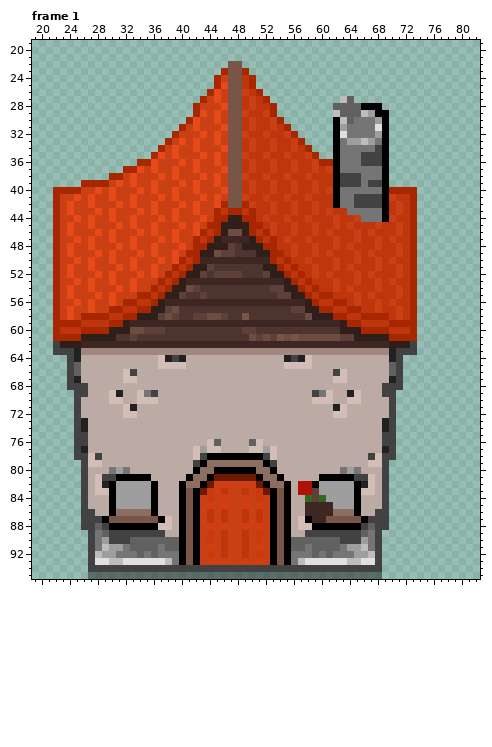
Pixel-art file -- Assets/Arts/Construction/House/House01.aseprite. Above is the file before it was changed.
96x96 pixels, 5 frames. Colours within 5 levels of each other are drawn and written as one. Shown: frame 1: x 19..82, y 19..95. The commit also changed other frames, which this record leaves out.
Once edited:
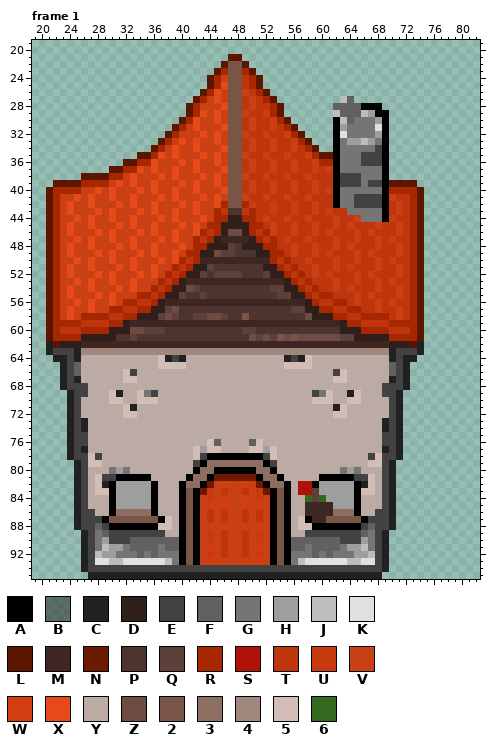
Palette (. is transparent): A #000000  B #21212180  C #212121  D #301e1a  E #424242  F #616161  G #757575  H #9e9e9e  J #bdbdbd  K #e0e0e0  L #5c1600  M #3e2723  N #6e1a00  P #4e342e  Q #5d4037  R #a72800  S #b0120a  T #bf360c  U #c93b0f  V #ca4015  W #d23e10  X #e64a19  Y #bcaaa4  Z #6d4c41  2 #795548  3 #8d6e63  4 #a1887f  5 #d2beb7  6 #33691e
Edits made:
layer "Roof" added
layer "Layer 1" removed
Changed rows in their new state; - is an unchanged pixel.
Frame 1, layers "Roof", "House":
first column x 21:
21 --------------------------LL--------------------------
22 -------------------------L--L-------------------------
23 ------------------------L----L------------------------
24 -----------------------L------L-----------------------
25 -----------------------L------L-----------------------
26 ----------------------L--------L----------------------
27 ---------------------L----------L---------------------
28 --------------------L------------L--------------------
29 --------------------L------------L--------------------
30 -------------------L--------------L-------------------
31 ------------------L----------------L------------------
32 -----------------L------------------L-----------------
33 ----------------L--------------------L----------------
34 ---------------L----------------------L---------------
35 -------------LL------------------------LL-------------
36 -----------LL-----------------------------------------
37 ---------LL-------------------------------------------
38 -----LLLL---------------------------------------------
39 -LLLL--------------------------------------------LLLL-
40 L----------------------------------------------------L
41 L----------------------------------------------------L
42 L----------------------------------------------------L
43 L-------------------------PP-------------------------L
44 L----------------------------------------------------L
45 L----------------------------------------------------L
46 L----------------------------------------------------L
47 L----------------------------------------------------L
48 L----------------------------------------------------L
49 L----------------------------------------------------L
50 L----------------------------------------------------L
51 L----------------------------------------------------L
52 L----------------------------------------------------L
53 L----------------------------------------------------L
54 L----------------------------------------------------L
55 L----------------------------------------------------L
56 L----------------------------------------------------L
57 L----------------------------------------------------L
58 L----------------------------------------------------L
59 L----------------------------------------------------L
60 L----------------------------------------------------L
61 L----------------------------------------------------L
62 CL--------------------------------------------------LC
63 C----------------------------------------------------C
64 -CC------------------------------------------------CC-
65 --C------------------------------------------------C--
66 --C------------------------------------------------C--
67 --C------------------------------------------------C--
68 --C------------------------------------------------C--
69 ---C----------------------------------------------C---
70 ---C----------------------------------------------C---
71 ---C----------------------------------------------C---
72 ---C----------------------------------------------C---
73 ---C----------------------------------------------C---
74 ---C----------------------------------------------C---
75 ---C----------------------------------------------C---
76 ---C----------------------------------------------C---
77 ---C----------------------------------------------C---
78 ---C----------------------------------------------C---
79 ----C--------------------------------------------C----
80 ----C--------------------------------------------C----
81 ----C--------------------------------------------C----
82 ----C--------------------------------------------C----
83 ----C--------------------------------------------C----
84 ----C--------------------------------------------C----
85 ----C--------------------------------------------C----
86 ----C--------------------------------------------C----
87 ----C--------------------------------------------C----
88 ----C--------------------------------------------C----
89 -----C------------------------------------------C-----
90 -----C------------------------------------------C-----
91 -----C------------------------------------------C-----
92 -----C------------------------------------------C-----
93 -----C------------------------------------------C-----
94 -----C------------------------------------------C-----
95 ------CCCCCCCCCCCCCCCCCCCCCCCCCCCCCCCCCCCCCCCCCC------
Boxes around the changes in both pictures, in picture pixels (x1, y1, x2, y2):
changed: (46, 54, 424, 579)
